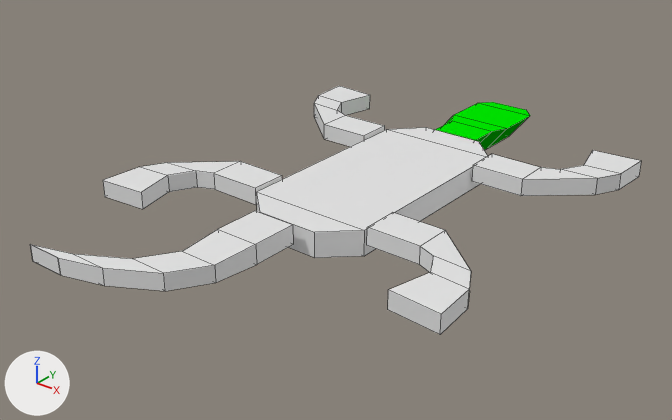
One commit to the Blender file lib/goanna.blend: the scene before it, then after it.
Both versions are drawn from a 50 mm lens placed at (3.19, -3.97, 2.54), pointed at (-0.1, 0.14, -0.01). The axes (+X, +Y, +Z) are drawn at lower left. The lights are the same throughout. Mesh edges are drawn as thin lines.
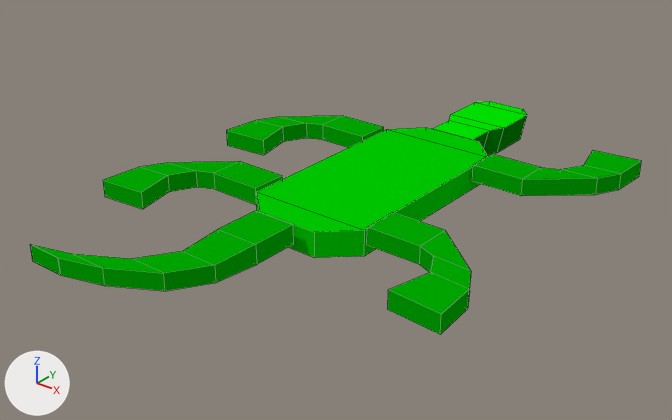
The newer file is also turned or shifted as a whole; pictures and numbers use the older file's frame.

Pixel boxes [x1, y1, x2, y2] of what changed, in the pictures (672 x 420 px):
```json
{"object": "Sphere.001", "change": "recoloured", "before": [256, 127, 488, 258], "after": [256, 127, 488, 258], "on screen": "white to green"}
{"object": "Cube.004", "change": "recoloured", "before": [30, 211, 294, 291], "after": [30, 211, 294, 291], "on screen": "white to green"}
{"object": "Cube.002", "change": "recoloured", "before": [367, 212, 471, 334], "after": [367, 212, 471, 334], "on screen": "white to green"}
{"object": "Cube.001", "change": "recoloured", "before": [103, 161, 282, 209], "after": [103, 161, 282, 209], "on screen": "white to green"}
{"object": "Cube", "change": "recoloured, moved, turned", "before": [314, 86, 385, 147], "after": [226, 116, 383, 155], "on screen": "white to green"}
{"object": "Cube.003", "change": "recoloured", "before": [472, 150, 641, 196], "after": [472, 150, 641, 196], "on screen": "white to green"}
{"object": "Cube.005", "change": "reshaped", "before": [435, 102, 530, 150], "after": [433, 101, 527, 154]}
```

Edits to the scene script, one JSON object a line:
```json
{"op": "add", "block": "mat_material_001", "code": ["mat_material_001 = diffuse_material('Material.001')", "mat_material_001.base_color = (0.0, 0.6, 0.0)  # green #00cb00"]}
{"op": "add", "block": "mat_material_006", "code": ["mat_material_006 = diffuse_material('Material.006')", "mat_material_006.base_color = (0.0, 0.4, 0.0)  # green #00aa00"]}
{"op": "add", "block": "mat_material_004", "code": ["mat_material_004 = diffuse_material('Material.004')", "mat_material_004.base_color = (0.0, 0.4, 0.0)  # green #00aa00"]}
{"op": "add", "block": "mat_material_003", "code": ["mat_material_003 = diffuse_material('Material.003')", "mat_material_003.base_color = (0.0, 0.4, 0.0)  # green #00aa00"]}
{"op": "add", "block": "mat_material_005", "code": ["mat_material_005 = diffuse_material('Material.005')", "mat_material_005.base_color = (0.0, 0.4, 0.0)  # green #00aa00"]}
{"block": "me_cube_028", "where": "me_cube_028.from_pydata(...)  # 20 vertices, 18 faces; spans x -1.18..0.92, y -0.75..1.15, z -0.63..0.74"}
{"block": "me_cube_028", "where": "# used by ob_cube_005; location = (0.013, 1.737, 0.071); rotation_euler = (0.0, 0.0, 1.571), in degrees (0, 0, 90); scale = (0.403, 0.301, 0.124)"}
{"block": "me_cube_028", "change": "me_cube_028 part 1: all 10 vertices in x -1.0..0.92, y -0.75..0.75, z 0.74 are moved by (0.0, 0.08, 0.0)"}
{"block": "me_cube_027", "where": "me_cube_027.from_pydata(...)  # 28 vertices, 26 faces; spans x -5.7..1.0, y -0.04..1.0, z -1.0..1.0"}
{"op": "add", "block": "me_cube_027", "code": "me_cube_027.materials.append(mat_material_008)  # green #00aa00"}
{"block": "me_cube_026", "where": "me_cube_026.from_pydata(...)  # 20 vertices, 18 faces; spans x -3.33..1.25, y 1.16..7.3, z -1.0..1.0"}
{"op": "add", "block": "me_cube_026", "code": "me_cube_026.materials.append(mat_material_005)  # green #00aa00"}
{"block": "me_cube_025", "where": "me_cube_025.from_pydata(...)  # 20 vertices, 18 faces; spans x -3.33..1.25, y 1.16..7.3, z -1.0..1.0"}
{"op": "add", "block": "me_cube_025", "code": "me_cube_025.materials.append(mat_material_003)  # green #00aa00"}
{"block": "me_cube_024", "where": "me_cube_024.from_pydata(...)  # 20 vertices, 18 faces; spans x -3.33..1.25, y 1.16..7.3, z -1.0..1.0"}
{"op": "add", "block": "me_cube_024", "code": "me_cube_024.materials.append(mat_material_004)  # green #00aa00"}
{"block": "me_cube_023", "where": "me_cube_023.from_pydata(...)  # 20 vertices, 18 faces; spans x -3.33..1.25, y 1.16..7.3, z -1.0..1.0"}
{"op": "add", "block": "me_cube_023", "code": "me_cube_023.materials.append(mat_material_006)  # green #00aa00"}
{"block": "me_sphere_001", "where": "me_sphere_001.from_pydata(...)  # 16 vertices, 14 faces; spans x -1.05..0.4, y -1.17..0.62, z 0.82..1.99"}
{"op": "add", "block": "me_sphere_001", "code": "me_sphere_001.materials.append(mat_material_001)  # green #00cb00"}
{"op": "set", "path": "ob_cube.location", "old": "(-0.659, 0.733, 0.133)", "new": "(-0.659, 1.238, 0.133)"}
{"op": "set", "path": "ob_cube.rotation_euler", "old": "(0.0, 0.0, 0.0)", "new": "(-3.142, 0.0, 0.0)", "note": "degrees (0, 0, 0) -> degrees (-180, 0, 0)"}
```
